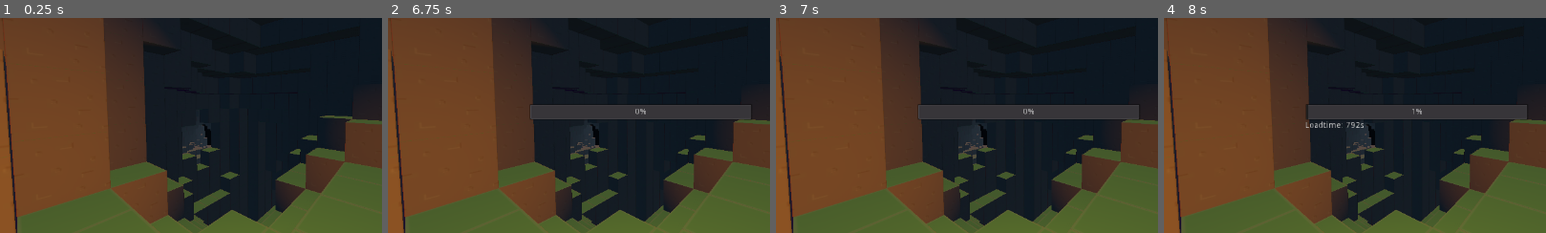
Above: before the commit, frames 1-4 (left to right).
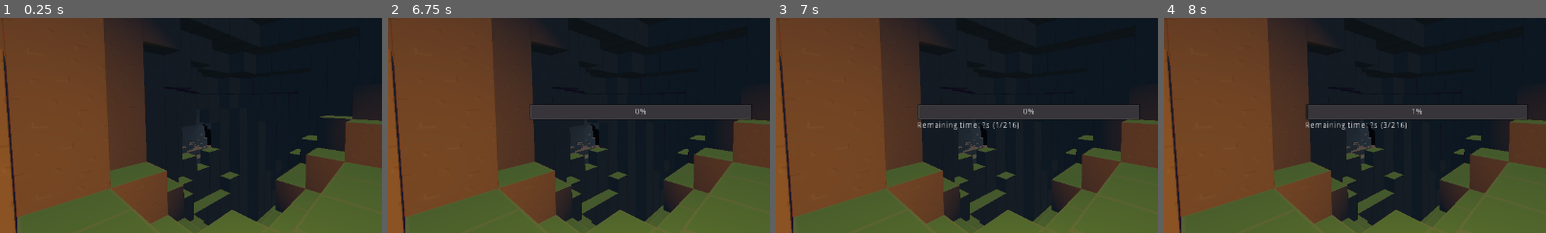
Above: after the commit, the same moments.

Repository: ThomBogers/blocks
Game: Godot game, scene res://scenes/Menu.tscn
Two runs of this game, one before a commit and one after it. Both use one fixed random seed, a clock stepped at 60 frames per second and the inputs below.
Inputs (mouse positions are % of the whole screen's width and height, from its top left):
- Up to frame 1 (0.25 s): no input
- Up to frame 2 (6.75 s): click (86, 86) at 0.5 s; click (86, 86) at 1.25 s; tap Enter at 2, 3.5, 5 s; move the mouse to (72, 45) at 2.02 s; press the mouse at (72, 45) at 2.03 s; hold D (game_right) 2.03-2.78 s; tap Space (game_up) at 2.75, 4.25, 5.75 s; move the mouse to (30, 55) at 2.77 s; release the mouse at (30, 55) at 2.78 s; hold S (game_back) 2.78-3.53 s; right-click (30, 55) at 2.85 s; move the mouse to (60, 28) at 3.52 s; hold D (game_right) 3.53-4.28 s; hold E (game_godmode) 3.53-4.28 s; move the mouse to (45, 70) at 4.27 s; hold W (game_forward) 4.28-5.03 s; tap F (toggle_light) at 4.35 s; move the mouse to (80, 65) at 5.02 s; hold Mouse wheel up (zoom_in) 5.03-5.78 s; hold A (game_left) 5.03-6.53 s; move the mouse to (20, 35) at 5.77 s; tap Mouse wheel down (zoom_out) at 5.85 s; move the mouse to (55, 50) at 6.52 s; press the mouse at (55, 50) at 6.53 s; hold S (game_back) from 6.53 s (still down)
- Up to frame 3 (7 s): keep holding S (game_back)
- Up to frame 4 (8 s): move the mouse to (35, 25) at 7.27 s; release S (game_back) at 7.28 s; release the mouse at (35, 25) at 7.28 s; hold D (game_right) from 7.28 s (still down); right-click (35, 25) at 7.35 s
The pictures show only the part of the screen within x 17-67%, y 28-78%; the shares and areas given below are measured in that part.

Frames 1-2 are identical in both runs. In frame 3, 0.4% of the frame differs, in the area x 37-64%, y 48-52%; in frame 4, 0.4%.
Error in both runs: Trying to assign value of type 'Control' to a variable of type 'TextureRect'. (res://src/player/Player.gd:20)

Commit message:
Remove crash, and reduce jitter in loading time

Diff:
--- a/src/UI/Menu.gd
+++ b/src/UI/Menu.gd
@@ -44,16 +44,20 @@
 
 			loadtime += timestep
 			var load_progress = _world._get_chunks_initialized()
+			var chunks_loaded = load_progress[0]
+			var chunks_total = load_progress[1]
 
+			if chunks_loaded != 0:
+				var percentage = int(float(chunks_loaded)/chunks_total*100)
+				progressBar.value = percentage
 
-			if load_progress[0] != 0:
-				var percentage = int(float(load_progress[0])/load_progress[1]*100)
+				var output_loadtime = '?'
+				if percentage > 5:
+					var seconds_per_percent = ((percentage) / loadtime)
+					var estimated_loadtime = (100 - percentage) / seconds_per_percent
+					output_loadtime = str(ceil(estimated_loadtime / 5) * 5)
 
-				var seconds_per_percent = (percentage / loadtime)
-				var estimated_loadtime = (100 - percentage) / seconds_per_percent
-
-				estimatedTime.set_text("Loadtime: " + str(ceil(estimated_loadtime)) + 's')
-				progressBar.value = percentage
+				estimatedTime.set_text( "Remaining time: " + str(output_loadtime) + 's ('  + str(chunks_loaded) + "/" + str(chunks_total) + ")")
 
 			if _world.world_ready:
 				logMessage("Entering game")
